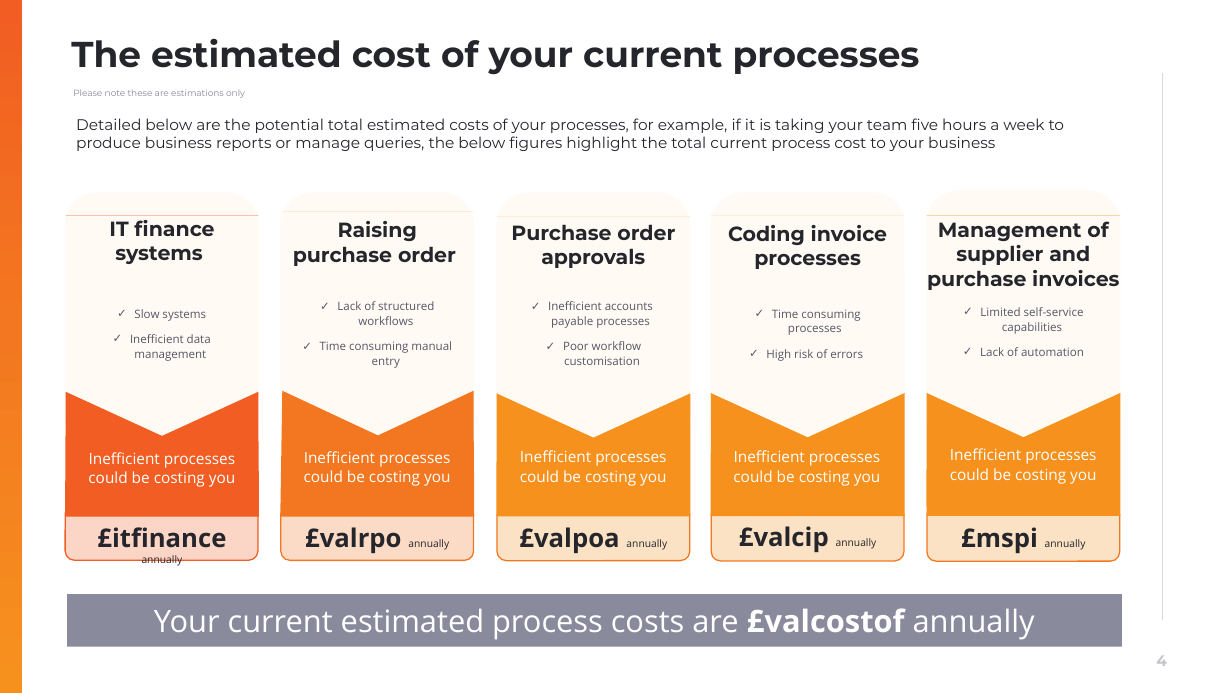
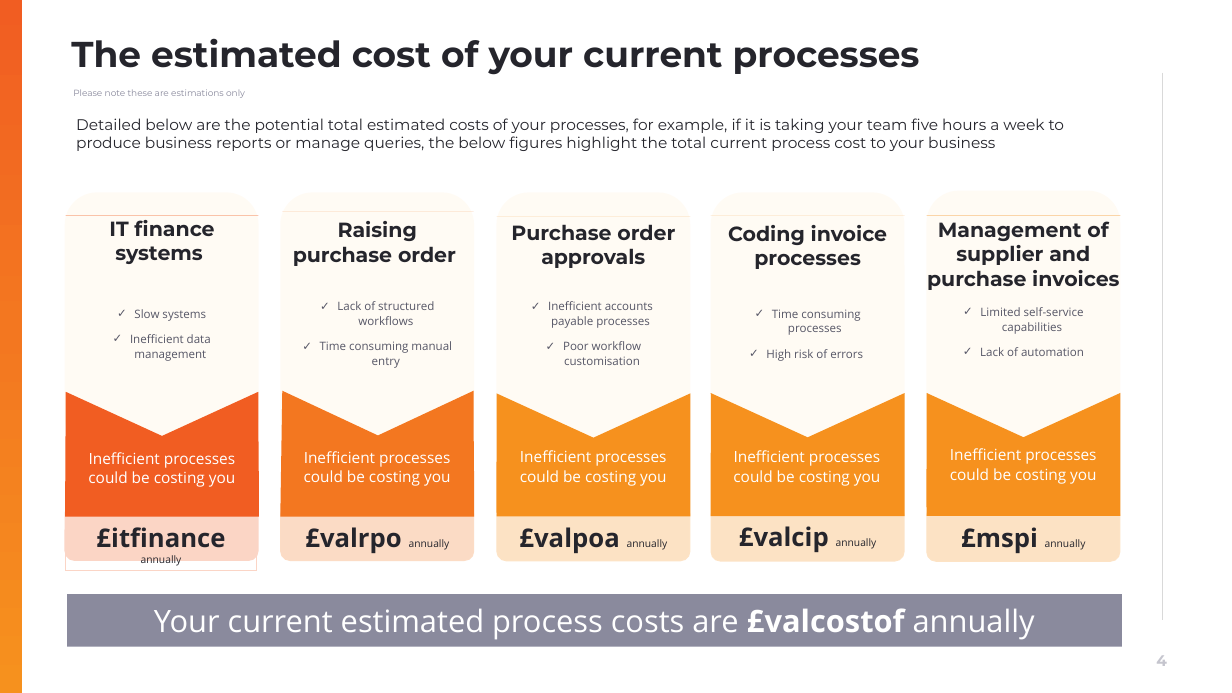
Before and after one commit to muratozdemirpiblo/ppt-api, a slide deck: slide 4 of sales.pptx. Drawn at 1232x693 pixels with LibreOffice and Linux fonts; fonts in the diff are those of the drawing; background and template pictures are left out. Boxes give left, top, right and bottom in pixels: in the first picture for what was removed or moved away, otherwise in the second. Text is boxed around its words. In the diff, an @@ line names an element or a change of style, - is before the commit and + after.

```diff
--- a/sales.pptx
+++ b/sales.pptx
@@ rounded rectangle at (66,504,259,560): outline #F15D22 1 pt to #FBD5C6 1 pt @@
@@ rounded rectangle at (281,506,474,561): outline #F37720 1 pt to #FCDCC5 1 pt @@
@@ outline #F37720 1 pt to #FDE3C5 1 pt in 3 elements at (497,506,690,561), (712,506,905,561), (927,506,1120,561) @@
@@ rectangle "£itfinance annually": place and size @@
-rectangle "£itfinance annually" at (97,527,226,566)
+rectangle "£itfinance annually" at (66,518,257,570)
@@ rectangle "£itfinance annually" at (66,518,257,570): outline none to #FBD5C6 0.75 pt @@
```
Also in this commit, not shown: 1 other slide changed, 1 other file.
